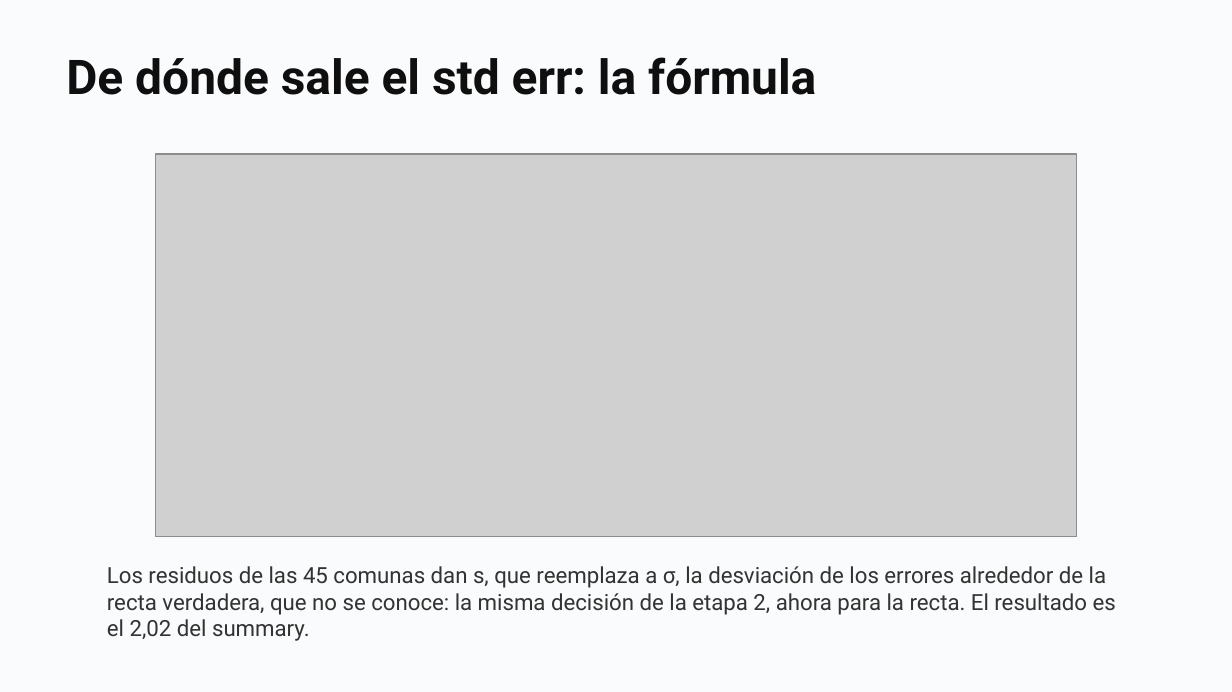
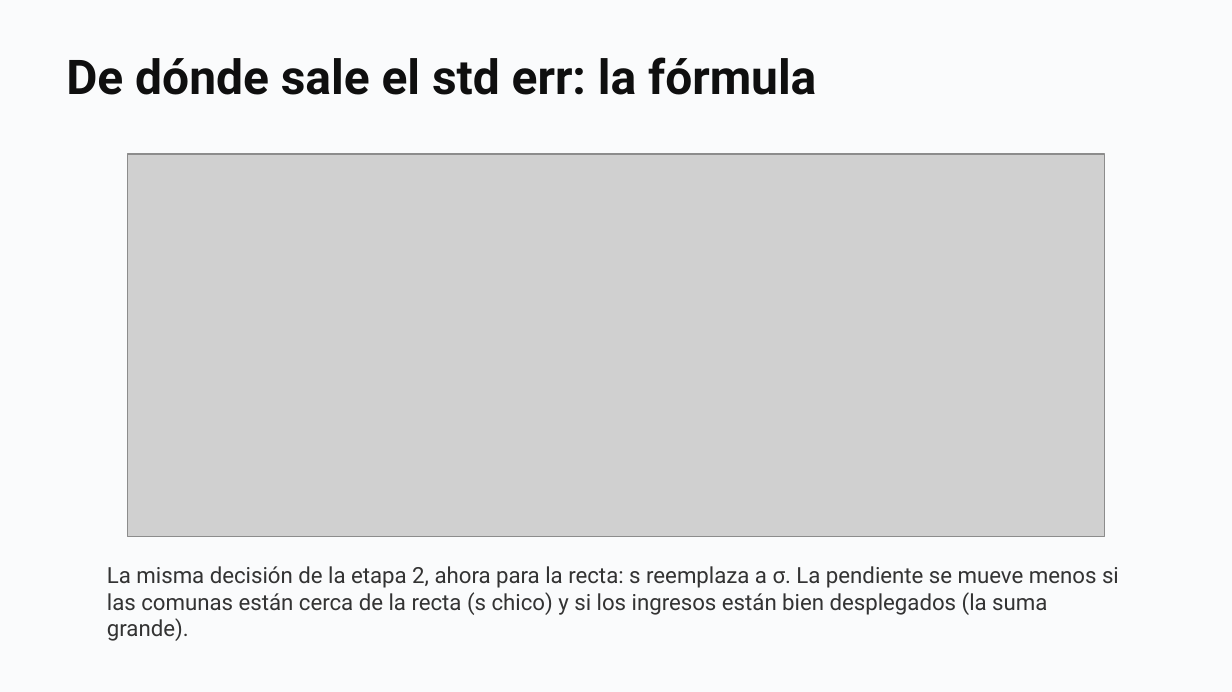
Before and after one commit to daniopitz/diplomado-cdd, a slide deck: slide 31 of presentaciones/clase05_probabilidad_inferencia.pptx (slide 30 before the commit). Drawn at 1232x692 pixels with LibreOffice and Linux fonts; fonts in the diff are those of the drawing; grey boxes stand for pictures. Boxes give left, top, right and bottom in pixels: in the first picture for what was removed or moved away, otherwise in the second. Text is boxed around its words. In the diff, an @@ line names an element or a change of style, - is before the commit and + after.

```diff
--- a/presentaciones/clase05_probabilidad_inferencia.pptx
+++ b/presentaciones/clase05_probabilidad_inferencia.pptx
@@ picture: place and size @@
-picture at box(155, 154, 1076, 537)
+picture at box(128, 154, 1105, 537)
@@ text at box(107, 566, 1119, 641): text changed @@
-Los residuos de las 45 comunas dan s, que reemplaza a σ, la desviación de los errores alrededor de la recta verdadera, que no se conoce: la misma decisión de la etapa 2, ahora para la recta. El resultado es el 2,02 del summary.
+La misma decisión de la etapa 2, ahora para la recta: s reemplaza a σ. La pendiente se mueve menos si las comunas están cerca de la recta (s chico) y si los ingresos están bien desplegados (la suma grande).
```
Also in this commit, not shown: 1 other slide changed, 1 slide added, 3 other files.
